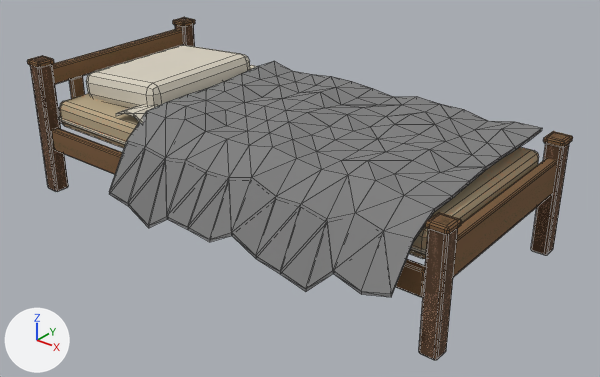
Renders of the Blender file models/furniture/bed_single.blend from each side of a commit.
Rendered twice from a 50 mm camera at (2.99, -2.37, 1.63) aimed at (1.12, -0.03, 0.18). Every picture has the same lights, and +X, +Y and +Z are marked at lower left. The picture after the commit comes second. Mesh edges are drawn as thin lines.

Names of what the first picture shows: 'bed_single_derevyannaya_samodelnaya_idle'.
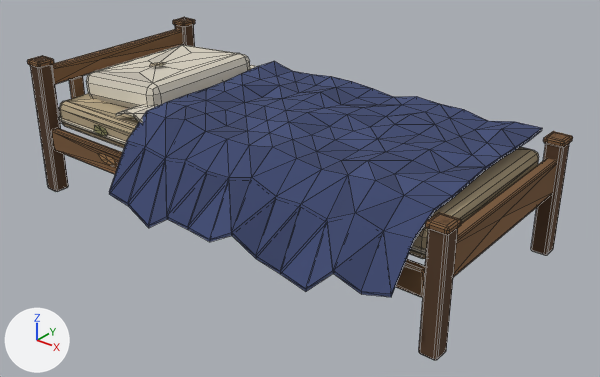
Where the change shows, as pixel boxes [x1, y1, x2, y2] in the pictures (600 x 377 px):
part 1 of me_bed_single_derevyannaya_samodelnaya_idle, cut back
    both: [52, 32, 557, 296]
part 2 of me_bed_single_derevyannaya_samodelnaya_idle, surface changed (grey to blue)
    both: [30, 25, 563, 360]

Diff of the bpy script that builds the scene:
```diff
--- a/models/furniture/bed_single.blend.py
+++ b/models/furniture/bed_single.blend.py
@@ me_bed_single_derevyannaya_samodelnaya_idle @@
 # used by ob_bed_single_derevyannaya_samodelnaya_idle; location = (1.006, 0.0, 0.0)
-me_bed_single_derevyannaya_samodelnaya_idle.from_pydata(...)  # 1116 vertices, 1424 faces; spans x -1.01..1.01, y -0.56..0.46, z 0.0..0.6
+me_bed_single_derevyannaya_samodelnaya_idle.from_pydata(...)  # 1202 vertices, 1564 faces; spans x -1.01..1.01, y -0.56..0.46, z 0.0..0.6
+# me_bed_single_derevyannaya_samodelnaya_idle part 1
+# 22 faces are deleted
+# 81 vertices are added at x -0.98..0.98, y -0.44..0.42, z 0.22..0.55
+# 5 new vertices lie (0.04, 0.0, -0.01) away from vertices in x -0.67..0.68, y -0.44..-0.41, z 0.28..0.38
+# 162 new faces join them
+# me_bed_single_derevyannaya_samodelnaya_idle part 2: 1402 kept faces spanning x -1.01..1.01, y -0.56..0.46, z 0.0..0.6 get new texture (UV) coordinates
 me_bed_single_derevyannaya_samodelnaya_idle.materials.append(mat_palette)
```
